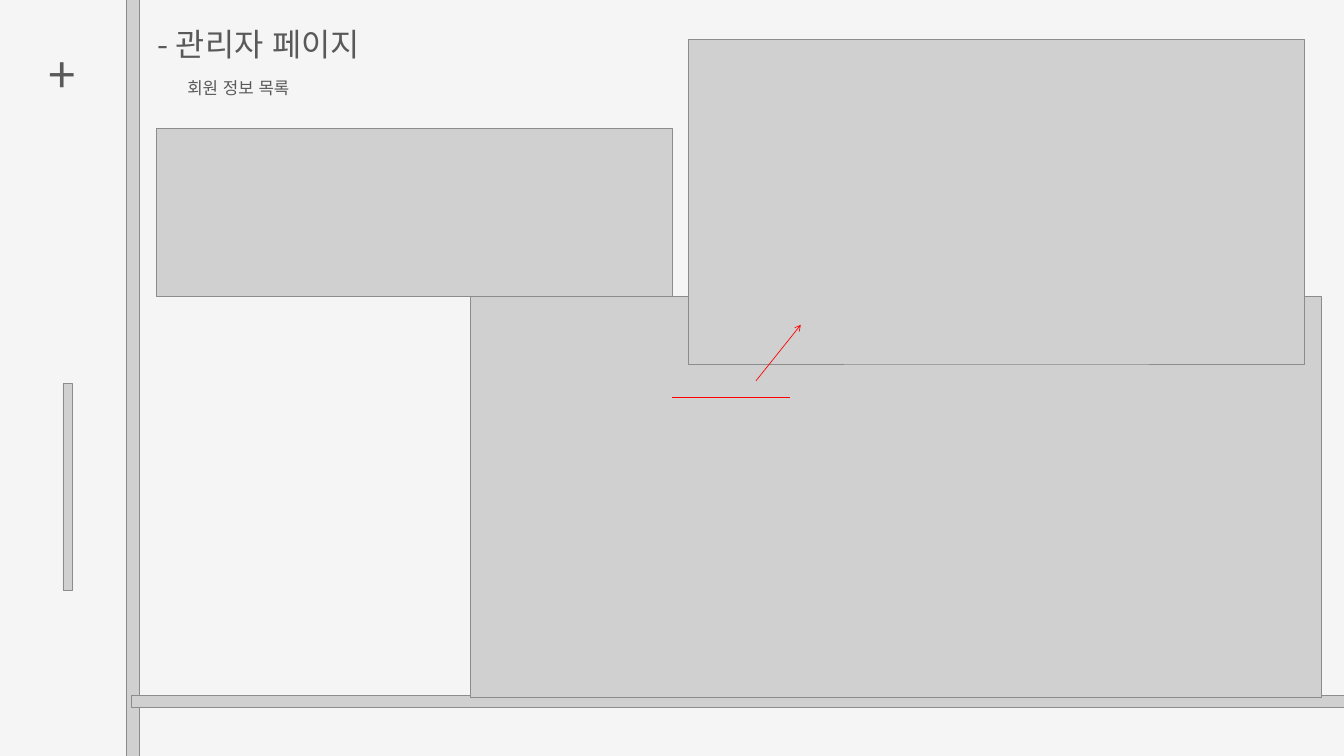
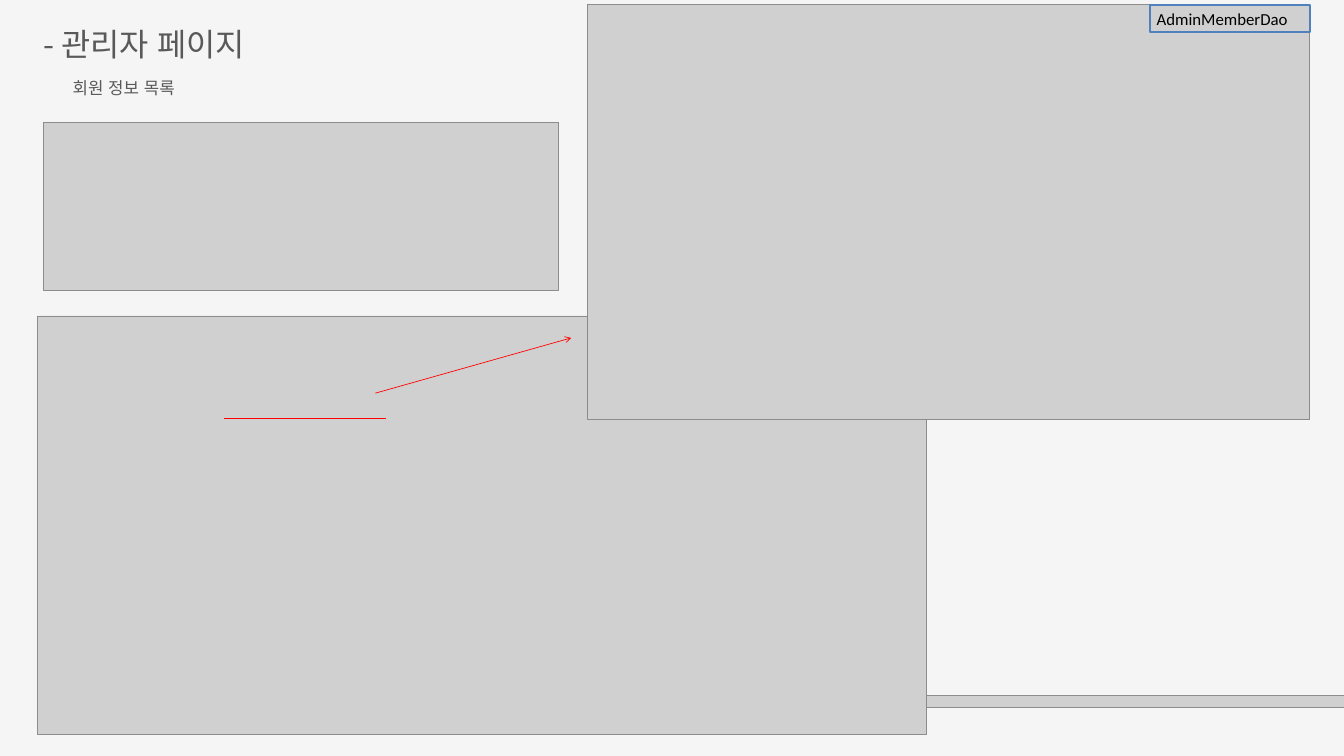
Before and after one commit to Ellie-Jung/IceCream-OrderSystem-mini-project, a slide deck: slide 26 of 나자바아이스크림가게_.pptx. Drawn at 1344x756 pixels with LibreOffice and Linux fonts; fonts in the diff are those of the drawing; grey boxes stand for pictures. Boxes give left, top, right and bottom in pixels: in the first picture for what was removed or moved away, otherwise in the second. Text is boxed around its words. In the diff, an @@ line names an element or a change of style, - is before the commit and + after.

```diff
--- a/나자바아이스크림가게_.pptx
+++ b/나자바아이스크림가게_.pptx
@@ text "- 관리자 페이지": place and size @@
-text "- 관리자 페이지" at (176,30,359,59)
+text "- 관리자 페이지" at (61,30,245,59)
@@ picture removed at (127,0,139,756) @@
@@ picture: place and size @@
-picture at (689,39,1305,364)
+picture at (587,5,1310,420)
@@ rectangle added at (1150,5,1310,32), outline #4F81BD 2.25 pt, 18 pt, text #000000 @@
+AdminMemberDao
@@ text removed at (35,40,89,130) @@
-+
@@ text "회원 정보 목록": place and size @@
-text "회원 정보 목록" at (187,80,290,96)
+text "회원 정보 목록" at (73,80,175,96)
@@ picture: place and size @@
-picture at (157,129,672,297)
+picture at (43,122,558,290)
@@ picture: place and size @@
-picture at (470,297,1322,698)
+picture at (38,316,927,734)
@@ arrow removed from (756, 381) to (801, 325) @@
@@ arrow added from (376, 393) to (571, 338), #FF0000 0.75 pt @@
@@ picture removed at (63,384,73,591) @@
@@ line added from (224, 418) to (386, 418), #FF0000 0.75 pt @@
@@ line removed from (672, 398) to (790, 398) @@
```
Also in this commit, not shown: 20 other slides changed.
